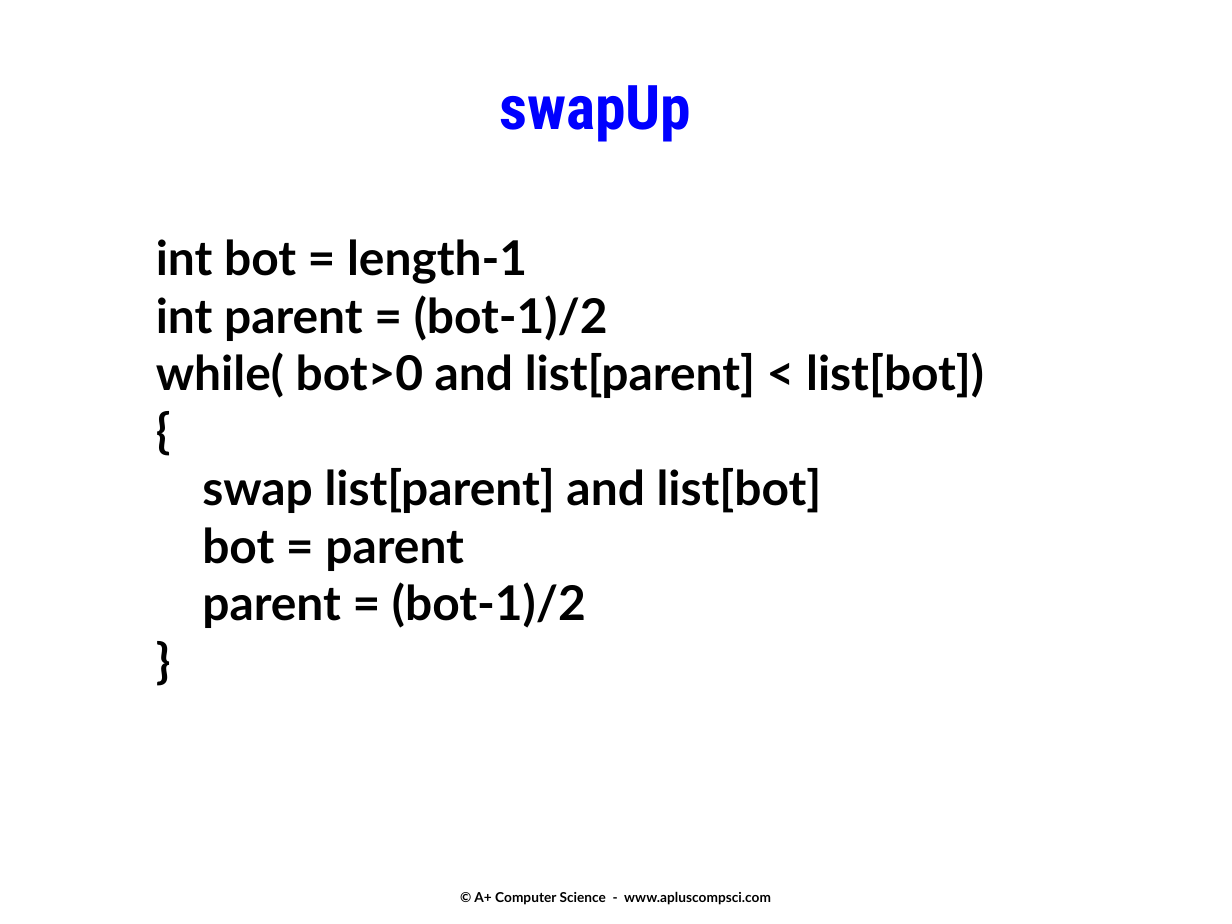
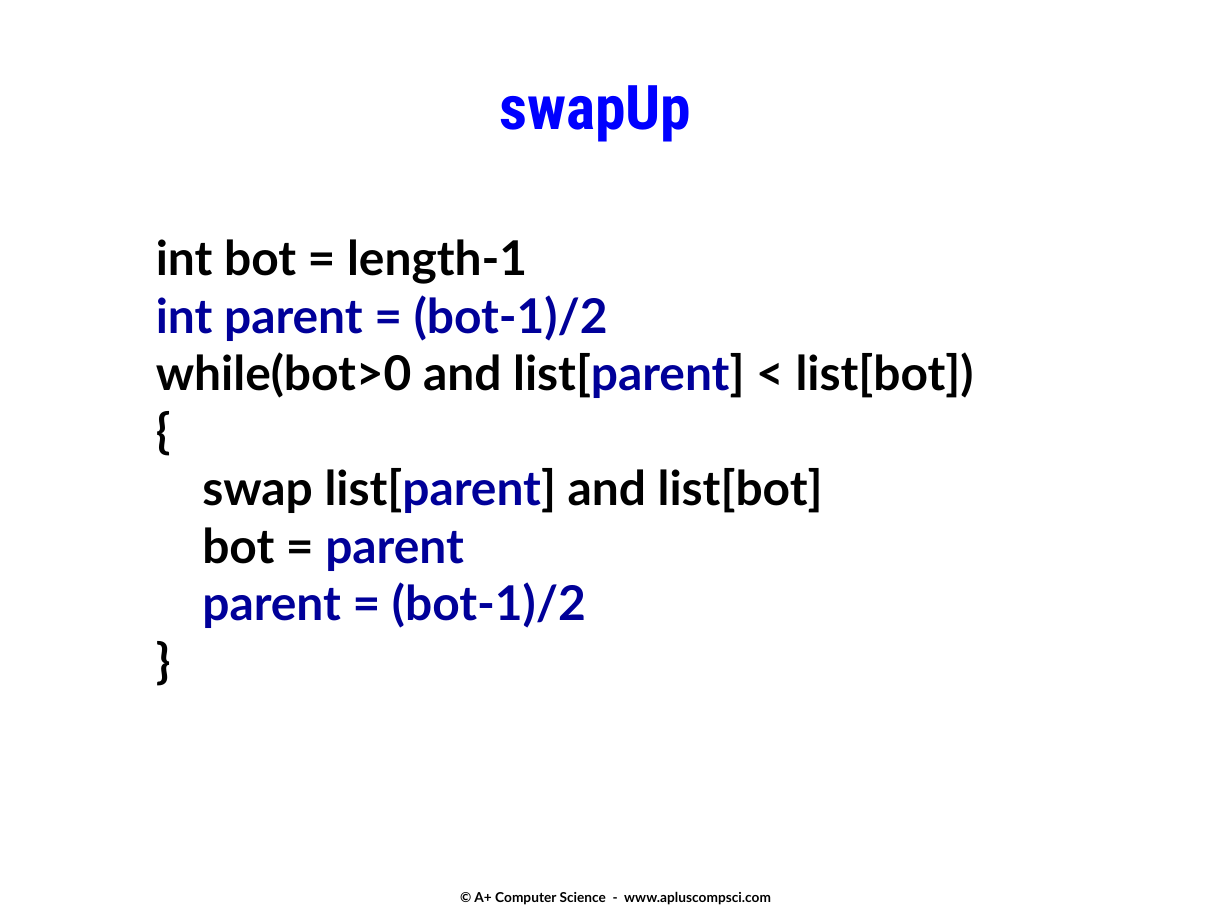
Before and after one commit to Cy-FairCS/cs3, a slide deck: slide 22 of u08c_heaps/notes/_a.heaps.pptx (slide 21 before the commit). Drawn at 1232x924 pixels with LibreOffice and Linux fonts; fonts in the diff are those of the drawing. Boxes give left, top, right and bottom in pixels: in the first picture for what was removed or moved away, otherwise in the second. Text is boxed around its words. In the diff, an @@ line names an element or a change of style, - is before the commit and + after.

```diff
--- a/u08c_heaps/notes/_a.heaps.pptx
+++ b/u08c_heaps/notes/_a.heaps.pptx
@@ text at [156,295,823,628]: text colour #000000 to #000099 in "int parent = (bot-1)/2", "list[parent]", "parent", "parent = (bot-1)/2" @@
@@ text at [156,352,974,398]: spaces changed @@
-while( bot>0 and list[parent] < list[bot])
+while(bot>0 and list[parent] < list[bot])
```
Also in this commit, not shown: 3 other slides changed, 2 slides added.
